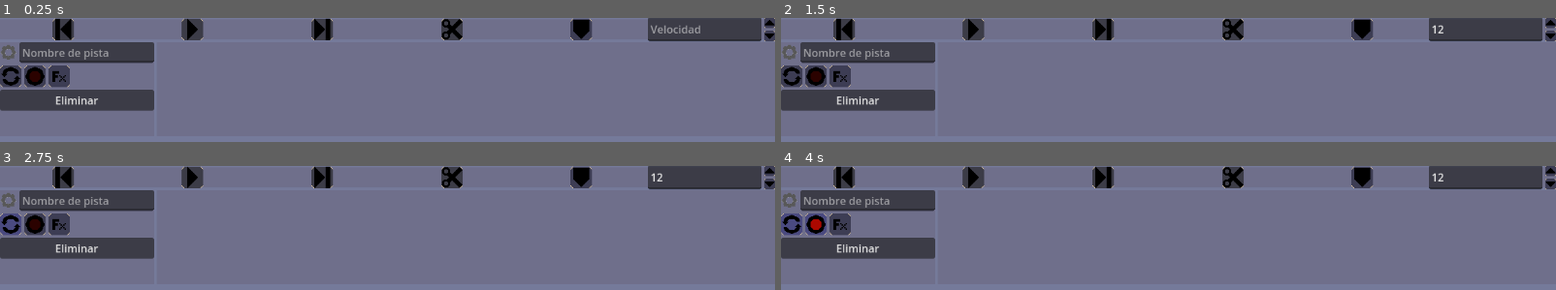
Above: before the commit, frames 1-4 (two rows, left to right).
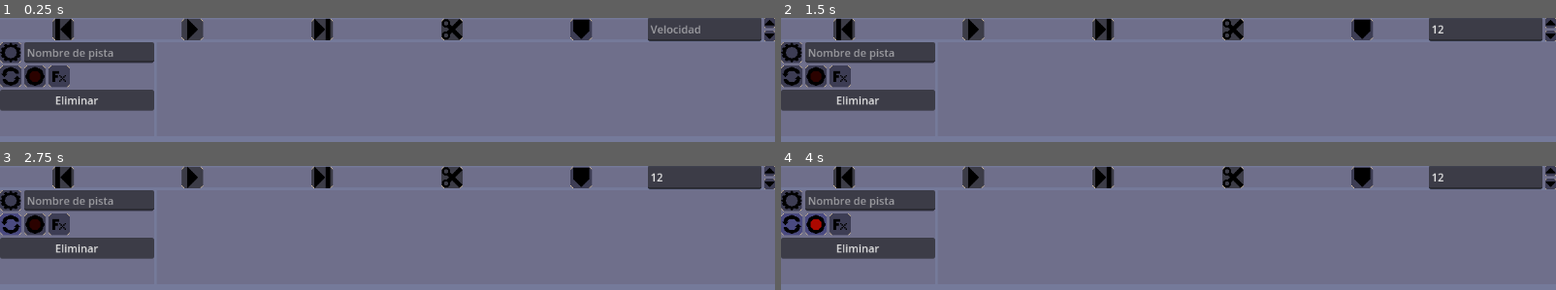
Above: after the commit, the same moments.

Repository: NervousBagle/proyecto-integrador-ii-dawp
Game: Godot game, scene res://pantalla_editor.tscn
Same seed, same stepped clock (60 frames per second), same inputs: the game is played once before the commit and once after it. The project has no main scene, so this scene is started directly.
Inputs (mouse positions are in pixels of both pictures, inside the frame that each line leads up to):
- Up to frame 1 (0.25 s): no input
- Up to frame 2 (1.5 s): click (1486, 29) at 0.52 s; type "12" at 0.6 s; click (788, 52) at 1.25 s
- Up to frame 3 (2.75 s): click (7, 224) at 2 s
- Up to frame 4 (4 s): click (819, 224) at 2.75 s; click (843, 224) at 3.5 s

The runs differ from the first frame. In frame 1, 0.9% of the frame differs, in the area x 0-15%, y 19-37%; in frame 2, 0.9%; in frame 3, 0.9%; in frame 4, 0.9%.

Commit message:
cambio de algunos de talles visuales

Diff:
--- a/pantalla_editor.tscn
+++ b/pantalla_editor.tscn
@@ -1,9 +1,8 @@
-[gd_scene load_steps=25 format=3 uid="uid://vpkbs6p2af2d"]
+[gd_scene load_steps=26 format=3 uid="uid://vpkbs6p2af2d"]
 
 [ext_resource type="Theme" uid="uid://bxd6m3mohkg63" path="res://assets/Themes/pantalla_inicio_theme.tres" id="1_2io84"]
 [ext_resource type="StyleBox" uid="uid://hmc3n3y00qvr" path="res://assets/Themes/pantalla_inicio_theme_secundario.tres" id="2_b2tbl"]
 [ext_resource type="Theme" uid="uid://cj5qccocrtj8a" path="res://assets/Themes/cute_buttons.tres" id="3_16es2"]
-[ext_resource type="Texture2D" uid="uid://bb1x1rm1hw8ch" path="res://cog.png" id="3_b2tbl"]
 [ext_resource type="Texture2D" uid="uid://c5o1ahey18kh2" path="res://assets/Texturas/Backward.png" id="3_gfig6"]
 [ext_resource type="Texture2D" uid="uid://d3cb5kqdrvdrq" path="res://assets/Texturas/BackwardActive.png" id="4_bg0o8"]
 [ext_resource type="Texture2D" uid="uid://b15nn3bgixnvu" path="res://assets/Texturas/Play.png" id="5_tamln"]
@@ -16,6 +15,8 @@
 [ext_resource type="Texture2D" uid="uid://dq4gqyuxi4u0s" path="res://assets/Texturas/BookmarkActive.png" id="12_x81k1"]
 [ext_resource type="Texture2D" uid="uid://dveenlmcd00ds" path="res://assets/Texturas/flechaVelocidad.png" id="13_i1q0r"]
 [ext_resource type="Texture2D" uid="uid://cctbetodqq43c" path="res://assets/Texturas/flechaVelocidadActive.png" id="14_m2d3p"]
+[ext_resource type="Texture2D" uid="uid://nle3igflykbp" path="res://assets/Texturas/ConfigCog.png" id="15_vc7ec"]
+[ext_resource type="Texture2D" uid="uid://xoltxr8lt17j" path="res://assets/Texturas/ConfigCogActive.png" id="16_2kdof"]
 [ext_resource type="Texture2D" uid="uid://bykviaoher17u" path="res://assets/Texturas/Loop.png" id="17_drjey"]
 [ext_resource type="Texture2D" uid="uid://bt86uoqk2tty8" path="res://assets/Texturas/LoopActive.png" id="18_vc7ec"]
 [ext_resource type="Texture2D" uid="uid://c24huuuh4ykuy" path="res://assets/Texturas/Record.png" id="19_2kdof"]
@@ -159,12 +160,17 @@
 texture_pressed = ExtResource("14_m2d3p")
 stretch_mode = 5
 
-[node name="Tracks" type="HBoxContainer" parent="Bg/VBgContainer"]
+[node name="VBoxContainer" type="VBoxContainer" parent="Bg/VBgContainer"]
 layout_mode = 2
 size_flags_vertical = 3
 size_flags_stretch_ratio = 20.0
 
-[node name="TrackControls" type="Panel" parent="Bg/VBgContainer/Tracks"]
+[node name="Track" type="HBoxContainer" parent="Bg/VBgContainer/VBoxContainer"]
+layout_mode = 2
+size_flags_vertical = 3
+size_flags_stretch_ratio = 20.0
+
+[node name="TrackControls" type="Panel" parent="Bg/VBgContainer/VBoxContainer/Track"]
 custom_minimum_size = Vector2(0, 140)
 layout_mode = 2
 size_flags_horizontal = 3
@@ -172,52 +178,54 @@
 theme = ExtResource("1_2io84")
 theme_override_styles/panel = ExtResource("2_b2tbl")
 
-[node name="PropertyList" type="VBoxContainer" parent="Bg/VBgContainer/Tracks/TrackControls"]
-layout_mode = 1
-anchors_preset = 15
-anchor_right = 1.0
-anchor_bottom = 1.0
-grow_horizontal = 2
-grow_vertical = 2
-size_flags_horizontal = 3
-
-[node name="HBoxContainer" type="HBoxContainer" parent="Bg/VBgContainer/Tracks/TrackControls/PropertyList"]
-layout_mode = 2
-
-[node name="TextureButton" type="TextureButton" parent="Bg/VBgContainer/Tracks/TrackControls/PropertyList/HBoxContainer"]
-layout_mode = 2
-size_flags_horizontal = 3
-texture_normal = ExtResource("3_b2tbl")
-ignore_texture_size = true
-stretch_mode = 5
-
-[node name="NameTxt" type="LineEdit" parent="Bg/VBgContainer/Tracks/TrackControls/PropertyList/HBoxContainer"]
+[node name="PropertyList" type="VBoxContainer" parent="Bg/VBgContainer/VBoxContainer/Track/TrackControls"]
+layout_mode = 1
+anchors_preset = 15
+anchor_right = 1.0
+anchor_bottom = 1.0
+grow_horizontal = 2
+grow_vertical = 2
+size_flags_horizontal = 3
+
+[node name="HBoxContainer" type="HBoxContainer" parent="Bg/VBgContainer/VBoxContainer/Track/TrackControls/PropertyList"]
+layout_mode = 2
+
+[node name="TextureButton" type="TextureButton" parent="Bg/VBgContainer/VBoxContainer/Track/TrackControls/PropertyList/HBoxContainer"]
+custom_minimum_size = Vector2(32, 0)
+layout_mode = 2
+size_flags_horizontal = 3
+texture_normal = ExtResource("15_vc7ec")
+texture_pressed = ExtResource("16_2kdof")
+ignore_texture_size = true
+stretch_mode = 5
+
+[node name="NameTxt" type="LineEdit" parent="Bg/VBgContainer/VBoxContainer/Track/TrackControls/PropertyList/HBoxContainer"]
 layout_mode = 2
 size_flags_horizontal = 3
 size_flags_stretch_ratio = 8.0
 placeholder_text = "Nombre de pista"
 
-[node name="AlwaysShownControls" type="HBoxContainer" parent="Bg/VBgContainer/Tracks/TrackControls/PropertyList"]
-layout_mode = 2
-
-[node name="LoopBtn" type="TextureButton" parent="Bg/VBgContainer/Tracks/TrackControls/PropertyList/AlwaysShownControls"]
+[node name="AlwaysShownControls" type="HBoxContainer" parent="Bg/VBgContainer/VBoxContainer/Track/TrackControls/PropertyList"]
+layout_mode = 2
+
+[node name="LoopBtn" type="TextureButton" parent="Bg/VBgContainer/VBoxContainer/Track/TrackControls/PropertyList/AlwaysShownControls"]
 layout_mode = 2
 toggle_mode = true
 texture_normal = ExtResource("17_drjey")
 texture_pressed = ExtResource("18_vc7ec")
 
-[node name="RecordBtn" type="TextureButton" parent="Bg/VBgContainer/Tracks/TrackControls/PropertyList/AlwaysShownControls"]
+[node name="RecordBtn" type="TextureButton" parent="Bg/VBgContainer/VBoxContainer/Track/TrackControls/PropertyList/AlwaysShownControls"]
 layout_mode = 2
 toggle_mode = true
 texture_normal = ExtResource("19_2kdof")
 texture_pressed = ExtResource("20_hgwna")
 
-[node name="LoopBtn2" type="TextureButton" parent="Bg/VBgContainer/Tracks/TrackControls/PropertyList/AlwaysShownControls"]
+[node name="LoopBtn2" type="TextureButton" parent="Bg/VBgContainer/VBoxContainer/Track/TrackControls/PropertyList/AlwaysShownControls"]
 layout_mode = 2
 toggle_mode = true
 texture_normal = ExtResource("20_drjey")
 
-[node name="DeleteBtn" type="Button" parent="Bg/VBgContainer/Tracks/TrackControls/PropertyList"]
+[node name="DeleteBtn" type="Button" parent="Bg/VBgContainer/VBoxContainer/Track/TrackControls/PropertyList"]
 layout_mode = 2
 theme = ExtResource("3_16es2")
 keep_pressed_outside = true
@@ -225,10 +233,10 @@
 text_overrun_behavior = 2
 autowrap_mode = 3
 
-[node name="BoxContainer" type="BoxContainer" parent="Bg/VBgContainer/Tracks/TrackControls/PropertyList"]
-layout_mode = 2
-
-[node name="TrackVisuals" type="Panel" parent="Bg/VBgContainer/Tracks"]
+[node name="BoxContainer" type="BoxContainer" parent="Bg/VBgContainer/VBoxContainer/Track/TrackControls/PropertyList"]
+layout_mode = 2
+
+[node name="TrackVisuals" type="Panel" parent="Bg/VBgContainer/VBoxContainer/Track"]
 custom_minimum_size = Vector2(0, 140)
 layout_mode = 2
 size_flags_horizontal = 3
@@ -237,14 +245,14 @@
 theme = ExtResource("1_2io84")
 theme_override_styles/panel = ExtResource("2_b2tbl")
 
-[node name="PropertyList" type="VBoxContainer" parent="Bg/VBgContainer/Tracks/TrackVisuals"]
-layout_mode = 1
-anchors_preset = 15
-anchor_right = 1.0
-anchor_bottom = 1.0
-grow_horizontal = 2
-grow_vertical = 2
-size_flags_horizontal = 3
-
-[node name="AudioStreamPlayer" type="AudioStreamPlayer" parent="Bg/VBgContainer/Tracks/TrackVisuals/PropertyList"]
+[node name="PropertyList" type="VBoxContainer" parent="Bg/VBgContainer/VBoxContainer/Track/TrackVisuals"]
+layout_mode = 1
+anchors_preset = 15
+anchor_right = 1.0
+anchor_bottom = 1.0
+grow_horizontal = 2
+grow_vertical = 2
+size_flags_horizontal = 3
+
+[node name="AudioStreamPlayer" type="AudioStreamPlayer" parent="Bg/VBgContainer/VBoxContainer/Track/TrackVisuals/PropertyList"]
 stream = SubResource("AudioStreamMP3_o5xnn")
Binary file added: assets/Texturas/ConfigCog.png
Not shown, added: assets/Texturas/ConfigCog.png.import
Binary file added: assets/Texturas/ConfigCogActive.png
Not shown, added: assets/Texturas/ConfigCogActive.png.import
Not shown, added: assets/Texturas/ConfigCog.png~
